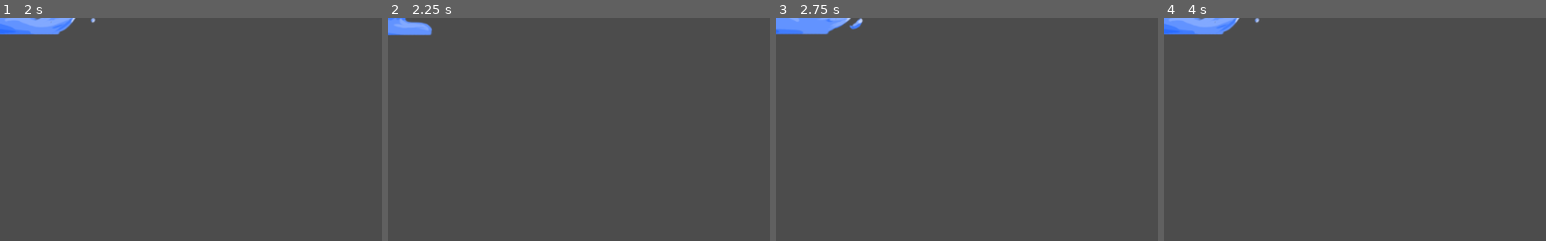
Above: before the commit, frames 1-4 (left to right).
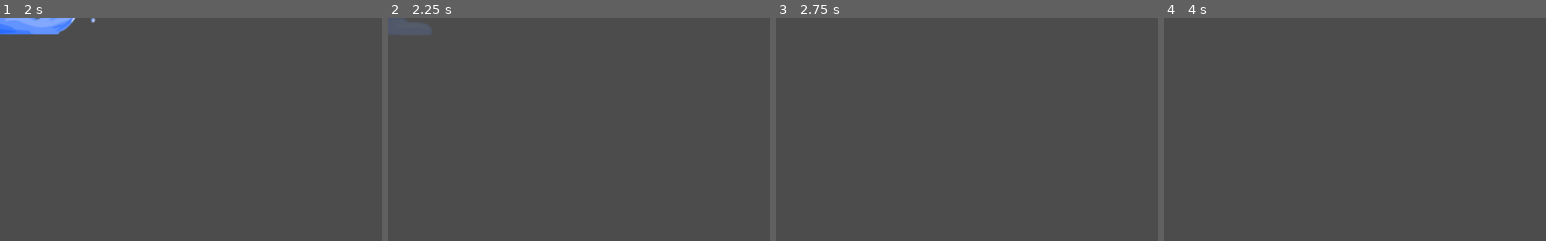
Above: after the commit, the same moments.

Repository: ArthurTui/aius
Game: Godot game, scene res://spells/water/water3.tscn
Same seed, same stepped clock (60 frames per second), same inputs: the game is played once before the commit and once after it. This scene is started directly instead of the project's main scene.
Inputs (mouse positions are % of the whole screen's width and height, from its top left):
- Up to frame 1 (2 s): tap Enter (ui_accept) at 0.5, 0.77, 1.52 s; move the mouse to (72, 45) at 0.52 s; hold Right (ui_right) 0.53-1.28 s; move the mouse to (30, 55) at 1.27 s; hold Down (ui_down) from 1.28 s (still down)
- Up to frame 2 (2.25 s): move the mouse to (60, 28) at 2.02 s; release Down (ui_down) at 2.03 s; hold Right (ui_right) from 2.03 s (still down)
- Up to frame 3 (2.75 s): keep holding Right (ui_right)
- Up to frame 4 (4 s): move the mouse to (45, 70) at 2.77 s; release Right (ui_right) at 2.78 s; hold Up (ui_up) 2.78-3.53 s; tap Enter (ui_accept) at 3.02, 3.5, 3.77 s; move the mouse to (80, 65) at 3.52 s; hold Left (ui_left) from 3.53 s (still down)
The pictures show only the part of the screen within x 0-50%, y 0-50%; the shares and areas given below are measured in that part.

Frame 1 is identical in both runs. In frame 2, 0.7% of the frame differs, in the area x 0-12%, y 0-8%; in frame 3, 1.3%; in frame 4, 1.4%, in the area x 0-25%, y 0-8%.
Error before the commit: Parse Error: The identifier "DAMAGE" isn't declared in the current scope. (res://spells/water/water3.gd:36)

Commit message:
Nome do projeto atualizado water3 com atributos que faltavam pause_menu.gd agora no diretório correto

Diff:
--- a/maguinhos/menus/pause_screen.tscn
+++ b/maguinhos/menus/pause_screen.tscn
@@ -1,6 +1,6 @@
 [gd_scene load_steps=4 format=2]
 
-[ext_resource path="res://stages/pause_menu.gd" type="Script" id=1]
+[ext_resource path="res://menus/pause_menu.gd" type="Script" id=1]
 [ext_resource path="res://menus/resources/Prototype.ttf" type="DynamicFontData" id=2]
 
 [sub_resource type="DynamicFont" id=1]
--- a/maguinhos/project.godot
+++ b/maguinhos/project.godot
@@ -10,7 +10,7 @@
 
 [application]
 
-config/name="Jogo dos Maguinhos"
+config/name="Aius: Battle for Magic"
 run/main_scene="res://stages/test_stage.tscn"
 config/icon="res://spells/lightning/sprites/magnetBolt3.png"
 
--- a/maguinhos/spells/water/water3.gd
+++ b/maguinhos/spells/water/water3.gd
@@ -1,6 +1,8 @@
 extends "res://spells/base_spell.gd"
 
 const SPEED = 5
+const DAMAGE = 0
+const KNOCKBACK = 0
 
 var direction = Vector2(0, 0) # direction that the wave goes to
 
--- a/maguinhos/stages/test_stage.tscn
+++ b/maguinhos/stages/test_stage.tscn
@@ -84,6 +84,7 @@
 margin_right = 60.0
 margin_bottom = 300.0
 rect_pivot_offset = Vector2( 0, 0 )
+rect_clip_content = false
 mouse_filter = 0
 mouse_default_cursor_shape = 0
 size_flags_horizontal = 1
Renamed: maguinhos/stages/pause_menu.gd -> maguinhos/menus/pause_menu.gd
